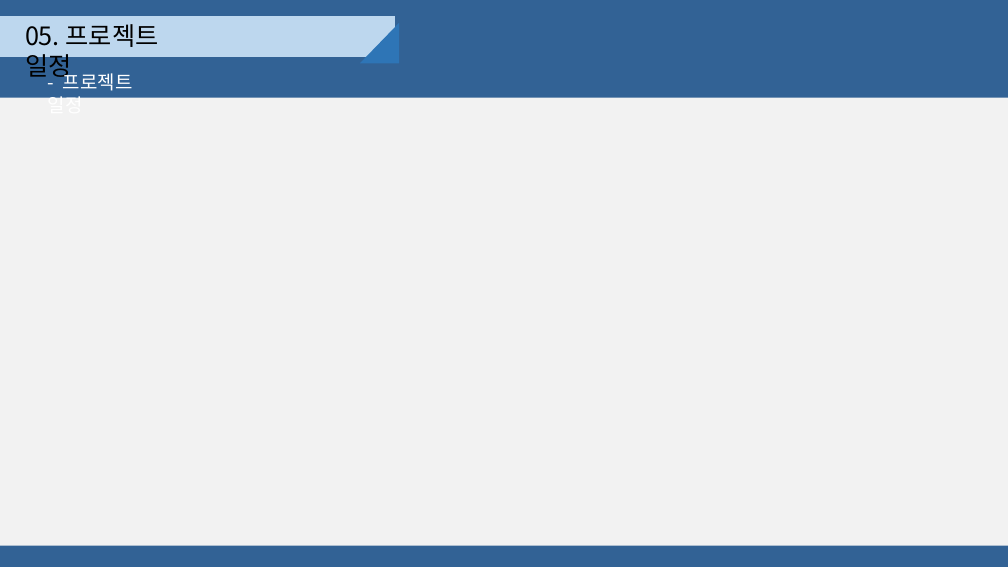
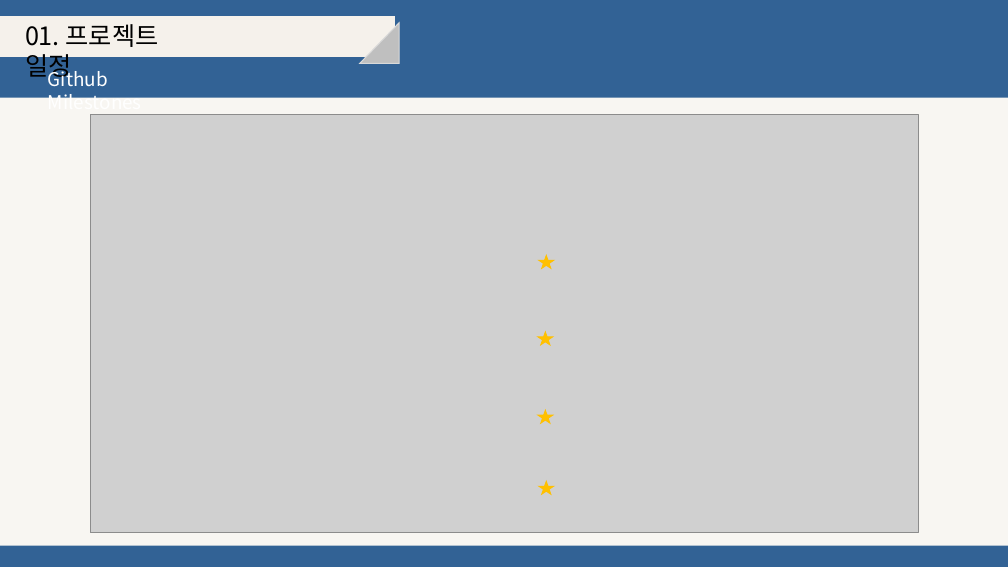
Before and after one commit to djyoon956/OWL_Refactoring, a slide deck: slide 5 of 4조/발표영상 및 PPT/OWL.pptx (slide 22 before the commit). Drawn at 1008x567 pixels with LibreOffice and Linux fonts; fonts in the diff are those of the drawing; grey boxes stand for pictures. Boxes give left, top, right and bottom in pixels: in the first picture for what was removed or moved away, otherwise in the second. Text is boxed around its words. In the diff, an @@ line names an element or a change of style, - is before the commit and + after.

Commit message:
ppt [#110]

```diff
--- a/4조/발표영상 및 PPT/OWL.pptx
+++ b/4조/발표영상 및 PPT/OWL.pptx
@@ rectangle at (0, 17, 394, 57): fill #BDD7EE to #F5F1EB; outline #BDD7EE 1 pt to #F5F1EB 1 pt @@
@@ text at (25, 24, 159, 82): text changed @@
-05. 프로젝트 일정
+01. 프로젝트 일정
@@ right triangle at (360, 23, 399, 64): fill #2E75B6 to #BFBFBF; outline none to #D9D9D9 1 pt @@
@@ text removed at (48, 70, 133, 98) @@
-- 프로젝트 일정
@@ text added at (48, 67, 142, 115), 18 pt, text #FFFFFF @@
+Github Milestones
@@ rectangle at (0, 98, 1008, 546): fill #F2F2F2 to #F8F6F2 @@
@@ picture added at (90, 114, 918, 532) @@
@@ star added at (539, 256, 554, 268), fill #FFC000, outline #FFC000 1 pt @@
@@ star added at (538, 332, 553, 345), fill #FFC000, outline #FFC000 1 pt @@
@@ star added at (538, 411, 553, 423), fill #FFC000, outline #FFC000 1 pt @@
@@ star added at (539, 482, 554, 495), fill #FFC000, outline #FFC000 1 pt @@
```
Also in this commit, not shown: 10 other slides changed, 3 slides added, 6 slides removed.
